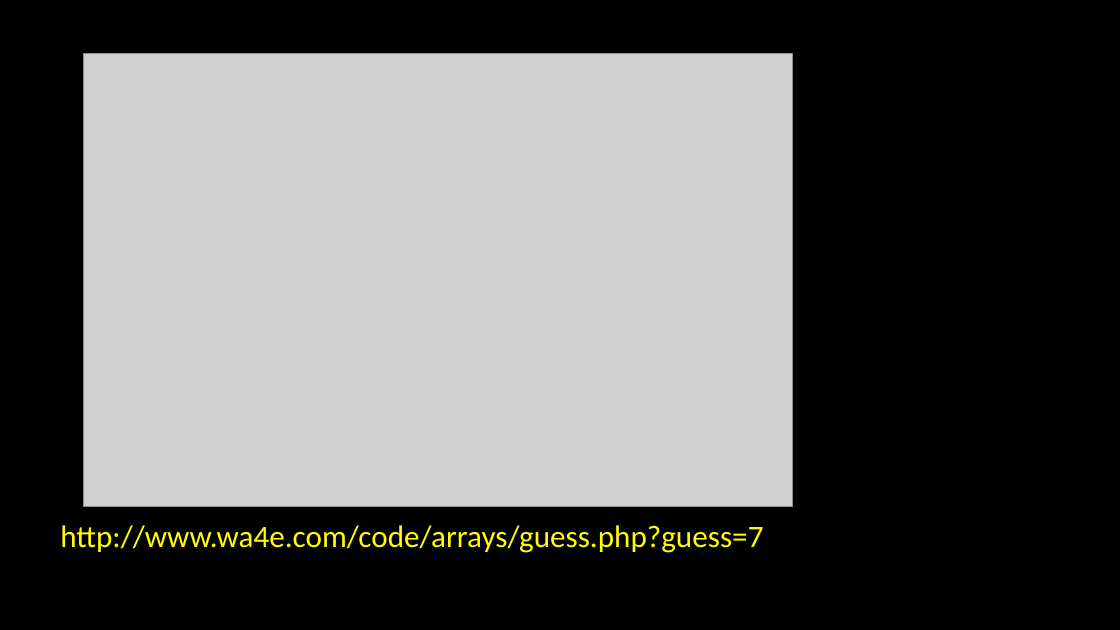
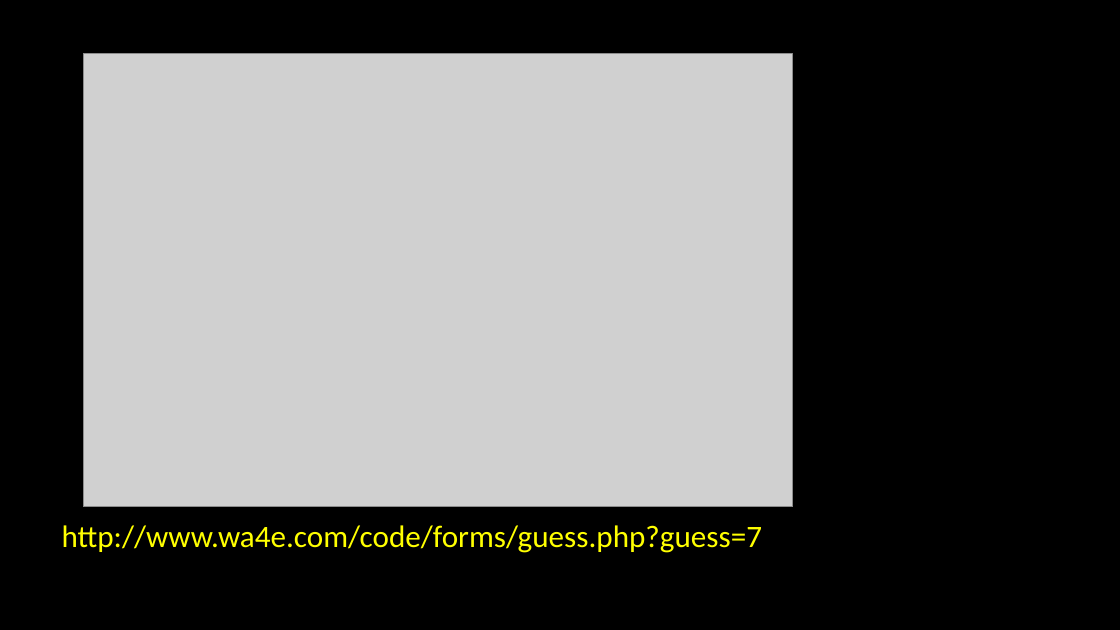
Before and after one commit to csev/wa4e, a slide deck: slide 21 of lectures/PHP-04-Forms.ppt (slide 9 before the commit). Drawn at 1120x630 pixels with LibreOffice and Linux fonts; fonts in the diff are those of the drawing; grey boxes stand for pictures. Boxes give left, top, right and bottom in pixels: in the first picture for what was removed or moved away, otherwise in the second. Text is boxed around its words. In the diff, an @@ line names an element or a change of style, - is before the commit and + after.

```diff
--- a/lectures/PHP-04-Forms.ppt
+++ b/lectures/PHP-04-Forms.ppt
@@ text at [62, 525, 762, 553]: text changed @@
-http://www.wa4e.com/code/arrays/guess.php?guess=7
+http://www.wa4e.com/code/forms/guess.php?guess=7
```
Also in this commit, not shown: 17 other slides changed, 4 slides added, 4 slides removed, 3 other files.
